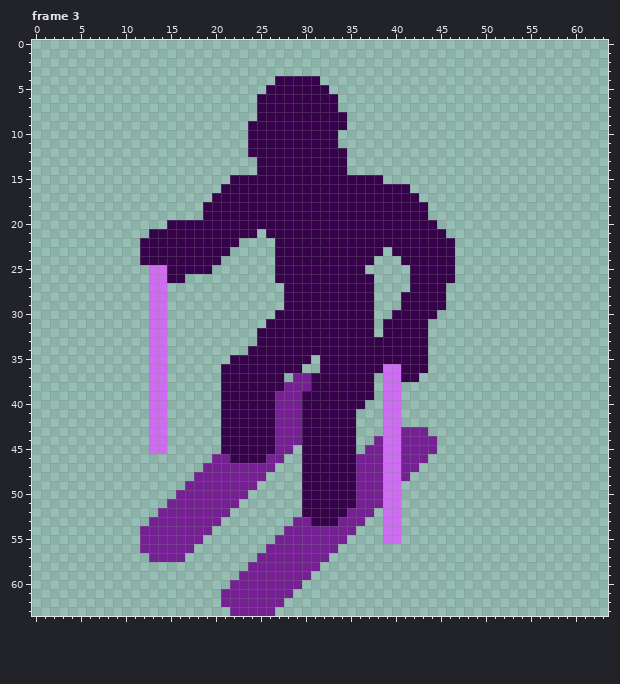
Pixel-art file, stored at Assets/Aseprite/PlayerTemplate.aseprite. The first picture shows the starting point.
64x64 pixels, 9 frames. Shown: frame 3. The commit also changed other frames, which this record leaves out.
The result:
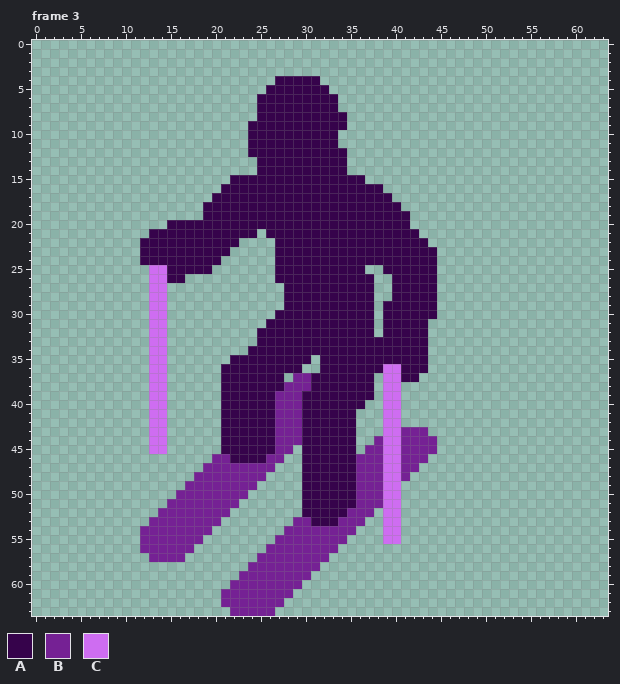
Palette (. is transparent): A #36034b  B #752194  C #ce6df1
Diff:
Frame 3, layer "Body":
Colour A is added in row 23 at x 39; in row 24 at x 38 to 40; in row 25 at x 39 to 41; in rows 26 to 27 at x 40 to 41; in row 28 at x 40; in row 29 at x 39 to 40.
Colour A is added in row 30 at x 39.
The edit erases colour A in row 15 at x 37 to 38; in row 16 at x 39 to 41; in row 17 at x 40 to 42; in row 18 at x 41 to 43; in row 19 at x 42 to 43; in row 20 at x 42 to 44.
The edit erases colour A in row 21 at x 43 to 45; in row 22 at x 44 to 46; in rows 23 to 26 at x 45 to 46; in rows 27 to 29 at x 45.
